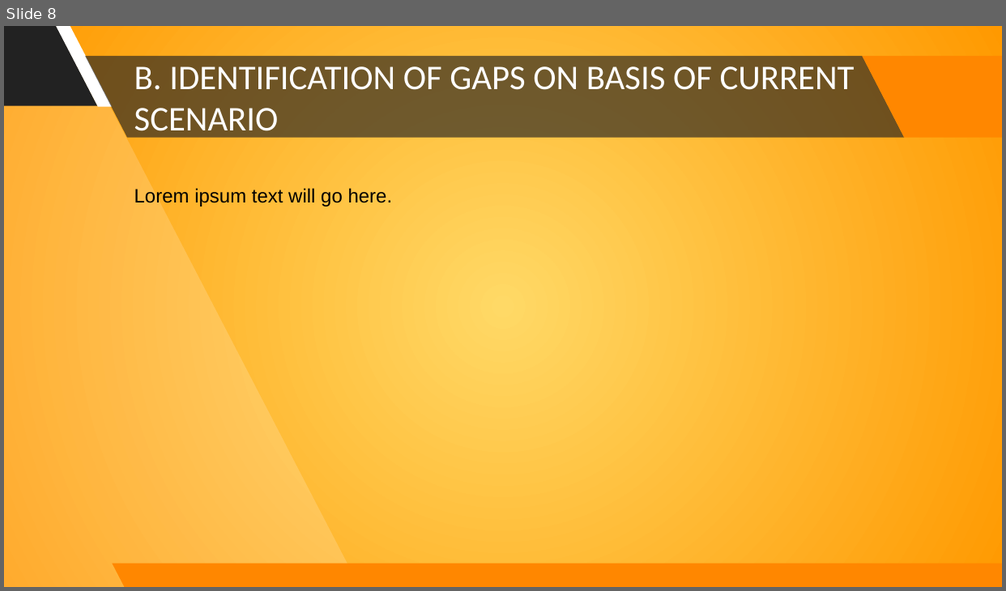
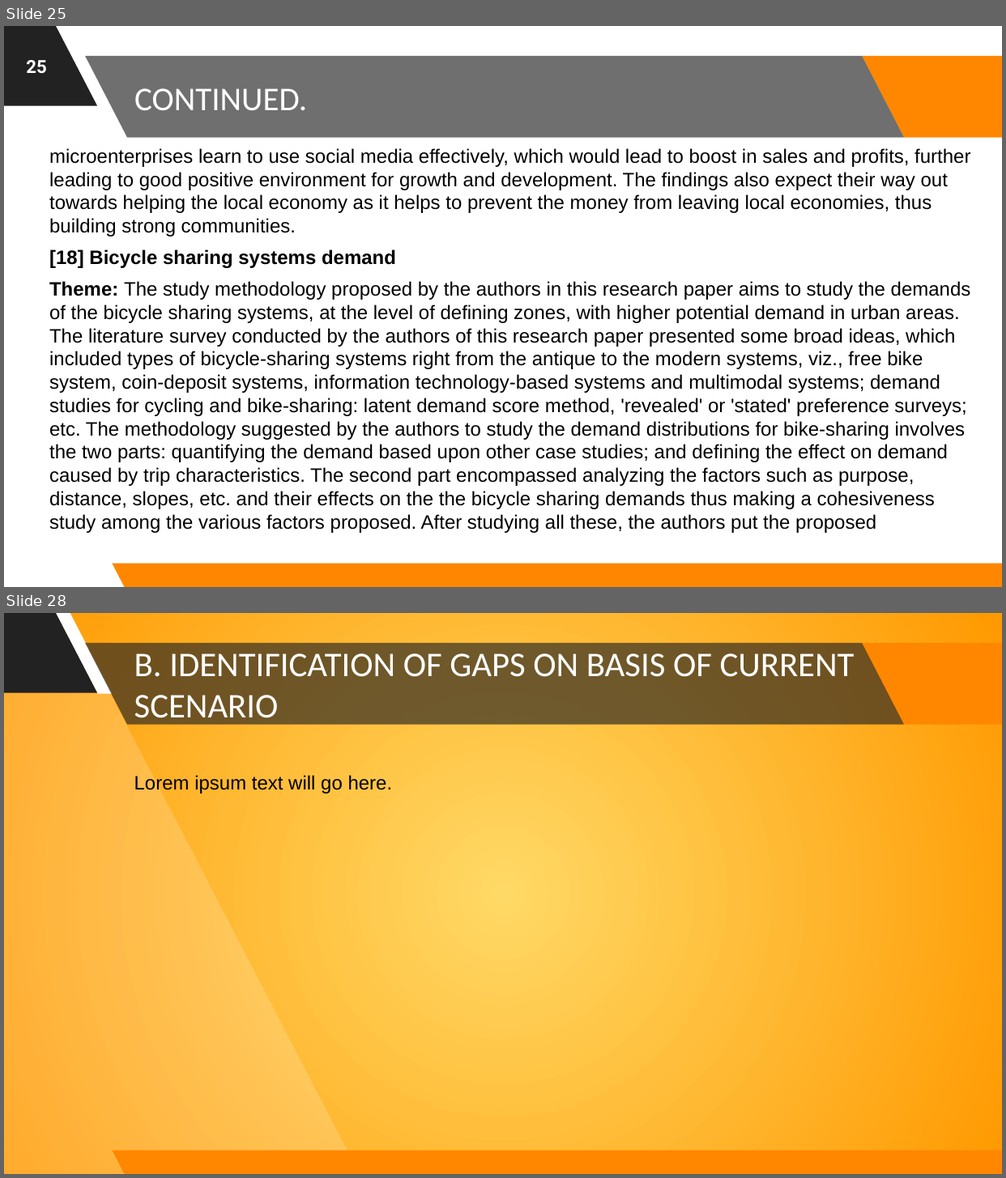
Before and after one commit to astrodestroyergithub/Divvy-Bike-Share, a slide deck: PPTS/19BCE1156_Tamojit_Roy_Capstone_Project_B.Tech_CSE_2019-23_Review-1.pptx. Shown one above the other, each under a label of ours: slide 8 before the commit, slides 25 and 28 after it; the slides between them are not shown. The pictures are 1006x591 and 1006x1178 pixels, drawn with LibreOffice and Linux fonts; fonts in the diff are those of the drawing; background and template pictures are left out. Boxes give left, top, right and bottom in pixels: in the first picture for what was removed or moved away, otherwise in the second. Text is boxed around its words. In the diff, an @@ line names an element or a change of style, - is before the commit and + after.

Commit message:
Written Themes-Discoverd-in-Review in Review-1 PPT

```diff
--- a/PPTS/19BCE1156_Tamojit_Roy_Capstone_Project_B.Tech_CSE_2019-23_Review-1.pptx
+++ b/PPTS/19BCE1156_Tamojit_Roy_Capstone_Project_B.Tech_CSE_2019-23_Review-1.pptx
@@ slide 25 added at [4, 26, 1002, 587], background picture (left out); not listed: 6 template elements that a slide beside it also shows @@
@@ page number added at [26, 60, 46, 74], 13 pt, text #FFFFFF, bold @@
+25
@@ title added at [134, 88, 307, 110], 24 pt, text #FFFFFF @@
+CONTINUED.
@@ text added at [49, 148, 971, 510], 14 pt, text #000000 @@
+microenterprises learn to use social media effectively, which would lead to boost in sales and profits, further leading to good positive environment for growth and development. The findings also expect their way out towards helping the local economy as it helps to prevent the money from leaving local economies, thus building strong communities.
+[18] Bicycle sharing systems demand
+Theme: The study methodology proposed by the authors in this research paper aims to study the demands of the bicycle sharing systems, at the level of defining zones, with higher potential demand in urban areas. The literature survey conducted by the authors of this research paper presented some broad ideas, which included types of bicycle-sharing systems right from the antique to the modern systems, viz., free bike system, coin-deposit systems, information technology-based systems and multimodal systems; demand studies for cycling and bike-sharing: latent demand score method, 'revealed' or 'stated' preference surveys; etc. The methodology suggested by the authors to study the demand distributions for bike-sharing involves the two parts: quantifying the demand based upon other case studies; and defining the effect on demand caused by trip characteristics. The second part encompassed analyzing the factors such as purpose, distance, slopes, etc. and their effects on the the bicycle sharing demands thus making a cohesiveness study among the various factors proposed. After studying all these, the authors put the proposed
@@ what was slide 8 is now slide 28 @@
```
Also in this commit, not shown: 6 slides changed, 19 other slides added, 1 other file.
